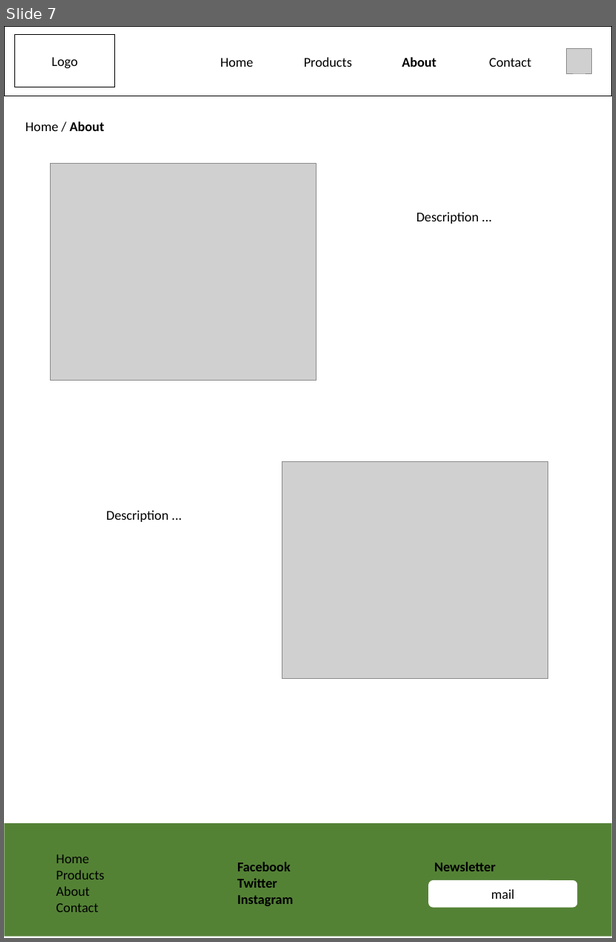
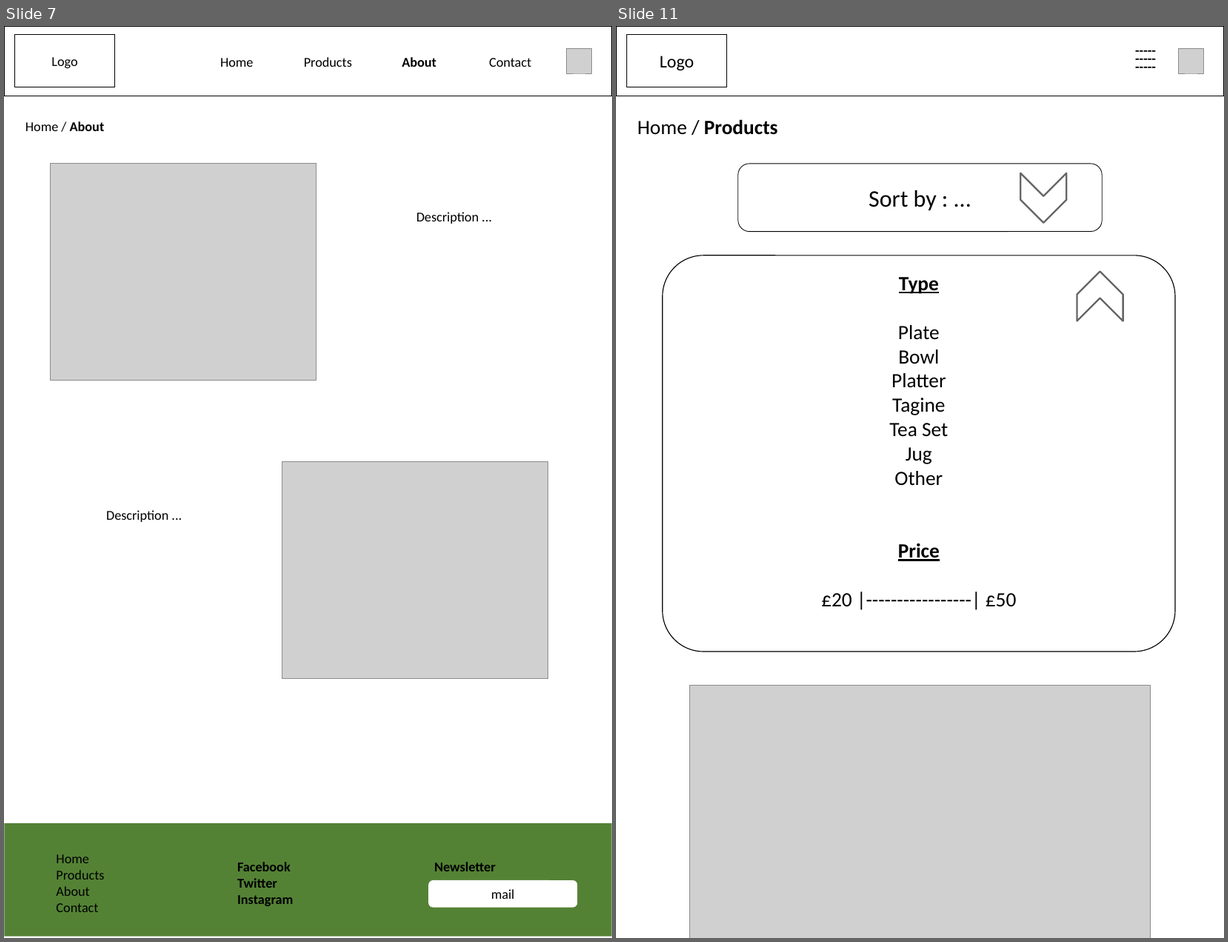
Before and after one commit to Pierrick-MADE/brookes_website, a slide deck: docs/Mockup.pptx. Shown side by side, each under a label of ours: slide 7 before the commit, slides 7 and 11 after it; the slides between them are not shown. The pictures are 616x942 and 1228x942 pixels, drawn with LibreOffice and Linux fonts; fonts in the diff are those of the drawing; grey boxes stand for pictures. Boxes give left, top, right and bottom in pixels: in the first picture for what was removed or moved away, otherwise in the second. Text is boxed around its words. In the diff, an @@ line names an element or a change of style, - is before the commit and + after.

```diff
--- a/docs/Mockup.pptx
+++ b/docs/Mockup.pptx
@@ slide 11 added at <box>616,26,1224,938</box>, background #FFFFFF @@
@@ rectangle added at <box>616,27,1223,96</box>, outline #000000 1 pt @@
@@ rectangle added at <box>627,34,726,87</box>, outline #000000 1 pt, 21 pt, text #000000 @@
+Logo
@@ text added at <box>1100,31,1191,92</box>, 16 pt, text #000000, bold @@
+-----
+-----
+-----
@@ picture added at <box>1178,48,1203,73</box> @@
@@ text added at <box>637,119,778,135</box>, 24 pt, text #000000, bold @@
+Home / Products
@@ rounded rectangle added at <box>738,164,1102,231</box>, outline #000000 0.75 pt, 28 pt, text #000000 @@
+Sort by : ...
@@ chevron added at <box>1020,173,1066,223</box>, fill #FFFFFF, outline #666666 2 pt @@
@@ rounded rectangle added at <box>662,255,1174,651</box>, fill #FFFFFF, outline #000000 1 pt, 24 pt, text #000000 @@
+Type
+Plate
+Bowl
+Platter
+Tagine
+Tea Set
+Jug
+Other
+Price
+£20 |-----------------| £50
@@ chevron added at <box>1076,272,1123,321</box>, fill #FFFFFF, outline #666666 2 pt @@
@@ picture added at <box>689,685,1150,938</box> @@
```
Also in this commit, not shown: 1 slide changed, 3 other slides added.
